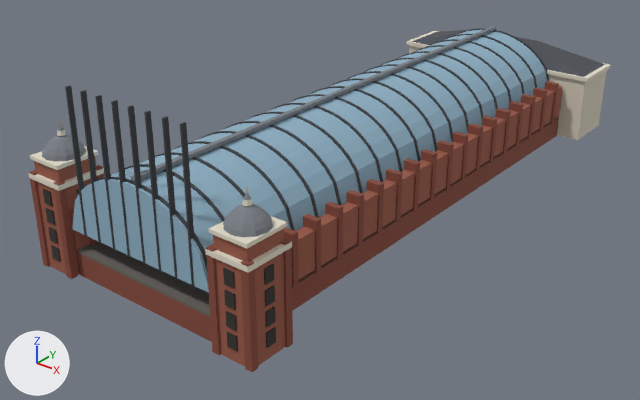
What one commit did to the glTF model london/assets/models/cannon_street_station.glb.
One viewpoint serves both versions: a camera (50 mm lens) standing at (175.9, -235.0, 140.7) and looking at (-5.0, -8.9, 0.5). Arrows for +X, +Y and +Z are at lower left; the lights stay in place. The first picture is the older version. Vertices at exactly the same position are counted once.

Names of what the first picture shows: 'cannon_street_station'.
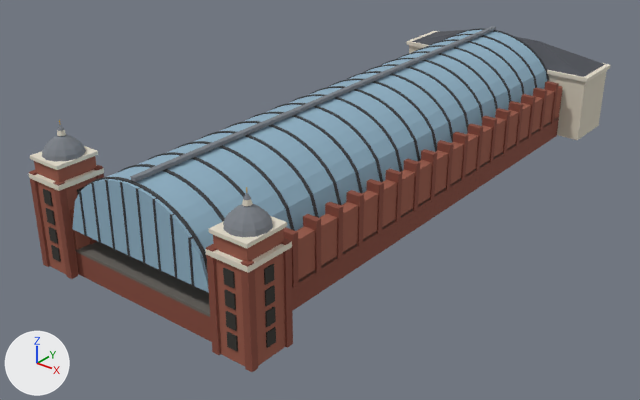
The newer file is also turned or shifted as a whole; pictures and numbers use the older file's frame.

Where the change shows, as pixel boxes (x1, y1, x2, y2) in the pictures (640 x 400 px; the box of a moved part takes in the faces that stretch with it):
part 1 of me_cannon_street_station, moved or reshaped
    before: (65, 85, 194, 286)
    after: (79, 179, 194, 286)

The change, as a diff of the scene's bpy script:
```diff
--- a/london/assets/models/cannon_street_station.glb.py
+++ b/london/assets/models/cannon_street_station.glb.py
@@ me_cannon_street_station @@
 # used by ob_cannon_street_station; location = (0.0, 0.0, 0.0)
 # before: 3129 (-22.0, -98.0, 63.0) at pixel (66, 87), 3131 (-22.0, -96.0, 63.0) at pixel (71, 85), 3133 (-23.0, -96.0, 63.0) at pixel (69, 85), 3135 (-23.0, -98.0, 63.0) at pixel (65, 86), 3137 (-16.0, -98.0, 63.0) at pixel (81, 91)
 # before: 3139 (-16.0, -96.0, 63.0) at pixel (86, 90), 3141 (-16.0, -96.0, 63.0) at pixel (84, 89), 3143 (-16.0, -98.0, 63.0) at pixel (79, 91), 3145 (-9.0, -98.0, 63.0) at pixel (96, 96), 3147 (-9.0, -96.0, 63.0) at pixel (101, 95)
 # before: 3149 (-10.0, -96.0, 63.0) at pixel (100, 94), 3151 (-10.0, -98.0, 63.0) at pixel (95, 96), 3153 (-3.0, -98.0, 63.0) at pixel (112, 102), 3155 (-3.0, -96.0, 63.0) at pixel (117, 100), 3157 (-4.0, -96.0, 63.0) at pixel (116, 99)
 # before: 3159 (-4.0, -98.0, 63.0) at pixel (111, 101), 3161 (4.0, -98.0, 63.0) at pixel (129, 107), 3163 (4.0, -96.0, 63.0) at pixel (133, 105), 3165 (3.0, -96.0, 63.0) at pixel (132, 105), 3167 (3.0, -98.0, 63.0) at pixel (127, 106)
 # before: 3169 (10.0, -98.0, 63.0) at pixel (145, 112), 3171 (10.0, -96.0, 63.0) at pixel (150, 111), 3173 (9.0, -96.0, 63.0) at pixel (149, 110), 3175 (9.0, -98.0, 63.0) at pixel (144, 112), 3177 (16.0, -98.0, 63.0) at pixel (163, 118)
 # before: 3179 (16.0, -96.0, 63.0) at pixel (168, 116), 3181 (16.0, -96.0, 63.0) at pixel (166, 116), 3183 (16.0, -98.0, 63.0) at pixel (161, 117), 3185 (23.0, -98.0, 63.0) at pixel (181, 124), 3187 (23.0, -96.0, 63.0) at pixel (186, 122)
 # before: 3189 (22.0, -96.0, 63.0) at pixel (184, 121), 3191 (22.0, -98.0, 63.0) at pixel (179, 123)
-me_cannon_street_station.from_pydata(...)  # 4538 vertices, 6944 faces; spans x -45.0..45.0, y -99.0..128.0, z 0.0..63.0
+me_cannon_street_station.from_pydata(...)  # 4538 vertices, 6944 faces; spans x -45.0..45.0, y -99.0..128.0, z 0.0..48.0
+# me_cannon_street_station part 1
+for i in [3129, 3131, 3133, 3135, 3185, 3187, 3189, 3191]: me_cannon_street_station.vertices[i].co += Vector((0.0, 0.0, -32.0))
+for i in [3137, 3139, 3141, 3143, 3177, 3179, 3181, 3183]: me_cannon_street_station.vertices[i].co += Vector((0.0, 0.0, -27.0))
+for i in [3145, 3147, 3149, 3151, 3169, 3171, 3173, 3175]: me_cannon_street_station.vertices[i].co += Vector((0.0, 0.0, -24.0))
+for i in [3153, 3155, 3157, 3159, 3161, 3163, 3165, 3167]: me_cannon_street_station.vertices[i].co += Vector((0.0, 0.0, -23.0))
 me_cannon_street_station.materials.append(mat_flat)
```
